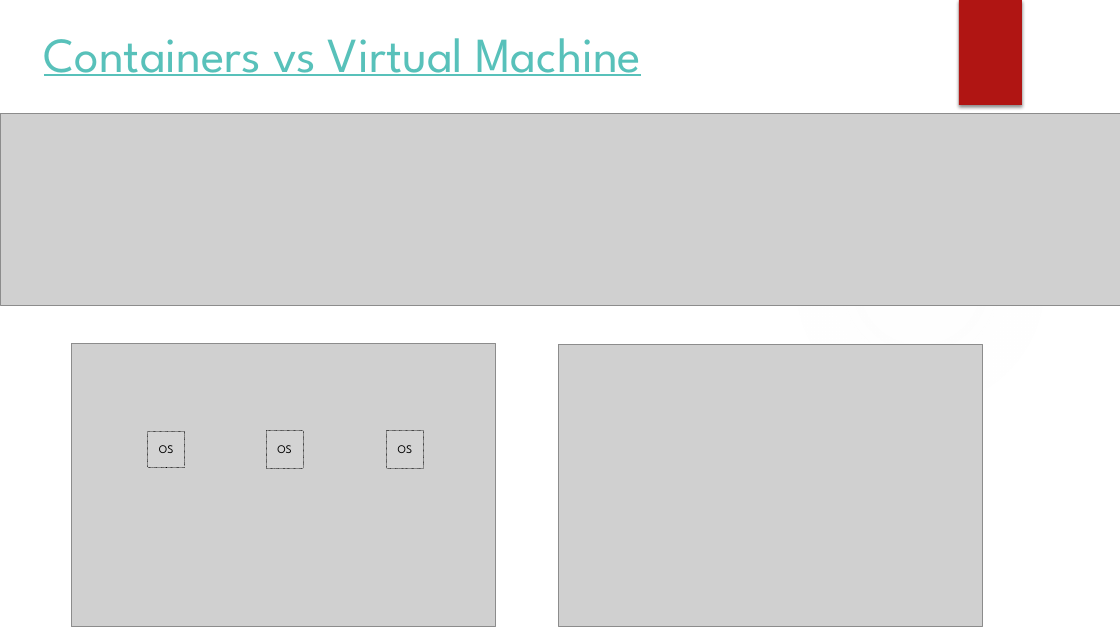
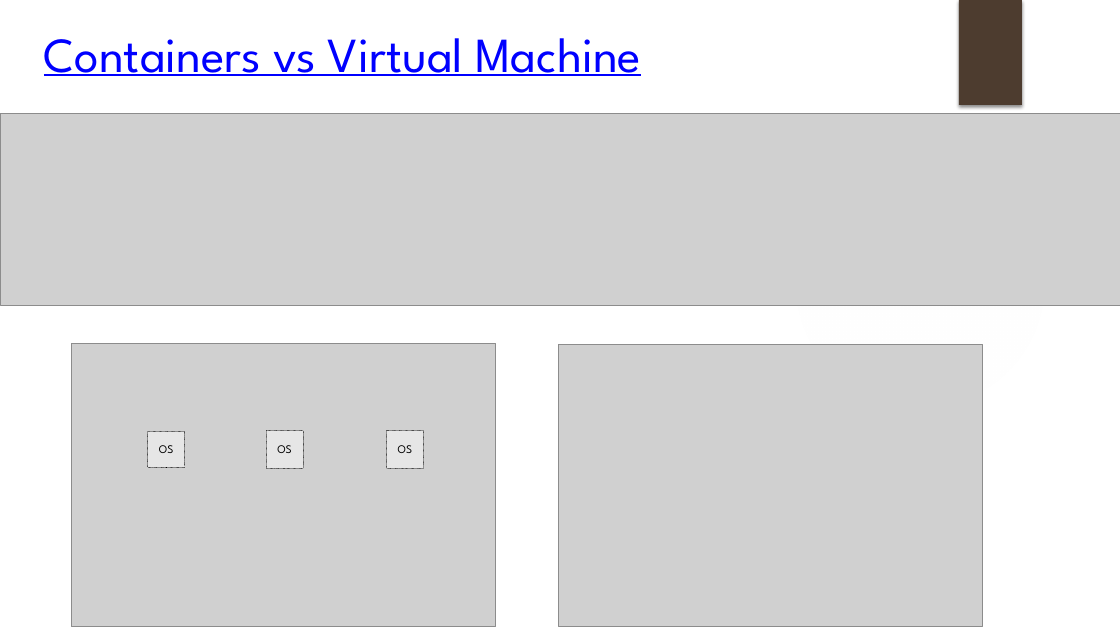
Before and after one commit to CodeItOnGit/presentations, a slide deck: slide 2 of DockerSeries/Part1-Fundamentals/Docker Fundamentals.pptx. Drawn at 1120x630 pixels with LibreOffice and Linux fonts; fonts in the diff are those of the drawing; grey boxes stand for pictures; background and template pictures are left out. Boxes give left, top, right and bottom in pixels: in the first picture for what was removed or moved away, otherwise in the second. Text is boxed around its words. In the diff, an @@ line names an element or a change of style, - is before the commit and + after.

```diff
--- a/DockerSeries/Part1-Fundamentals/Docker Fundamentals.pptx
+++ b/DockerSeries/Part1-Fundamentals/Docker Fundamentals.pptx
@@ title "Containers vs Virtual Machine" at [44, 38, 641, 76]: text colour #58C1BA to #0000FF @@
@@ rectangle at [959, 0, 1022, 105]: fill #B01513 to #4D3C2F @@
@@ fill #D3D3D3 to #E6E6E6 in 3 elements at [148, 432, 185, 467], [266, 431, 303, 469], [386, 431, 423, 469] @@
```
Also in this commit, not shown: 14 other slides changed, 6 slides added, 2 slides removed.
